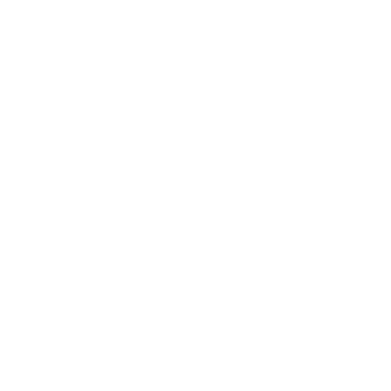
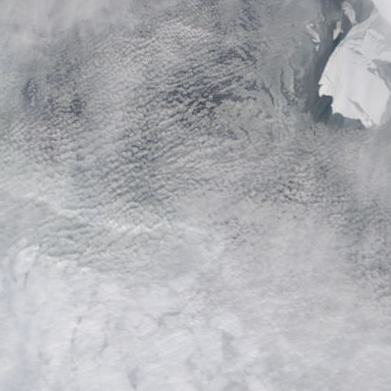
Layer changes from the first 391×391 image to the second:
added layer "351_laptev_sea_100km_20070405.terra.truecolor.250m" above "Background" over [0, 0, 391, 391]
